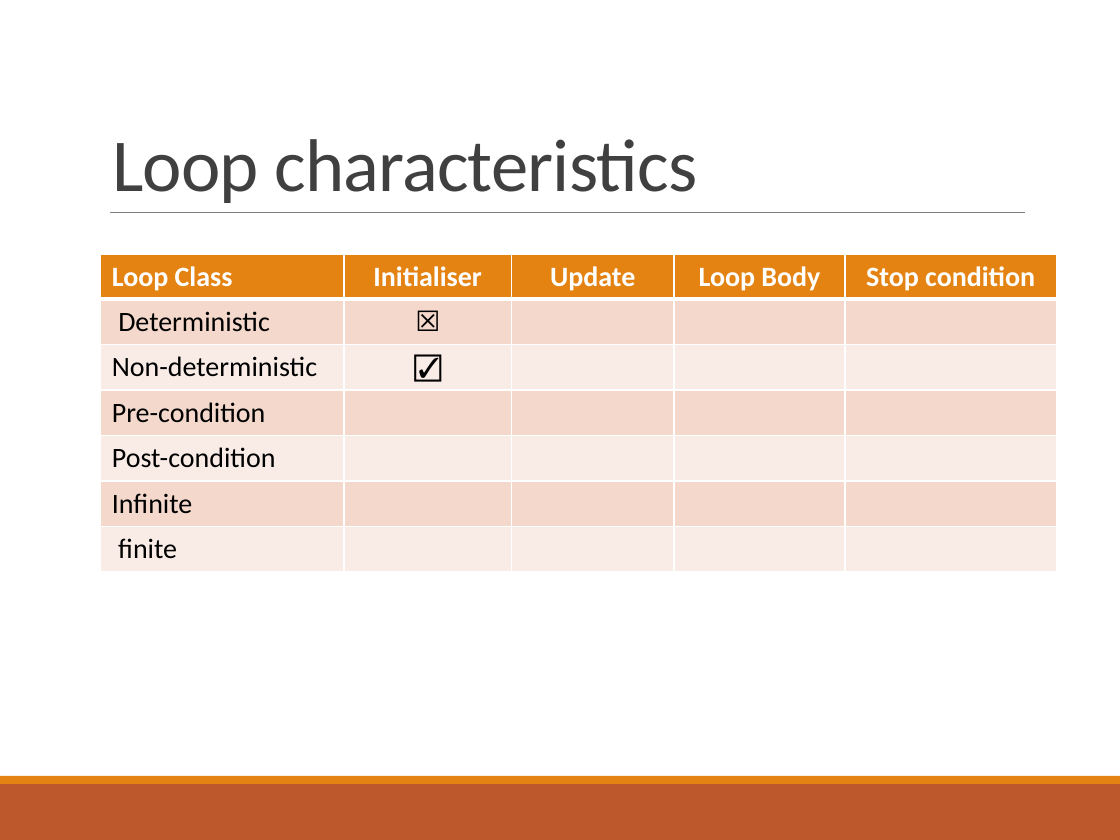
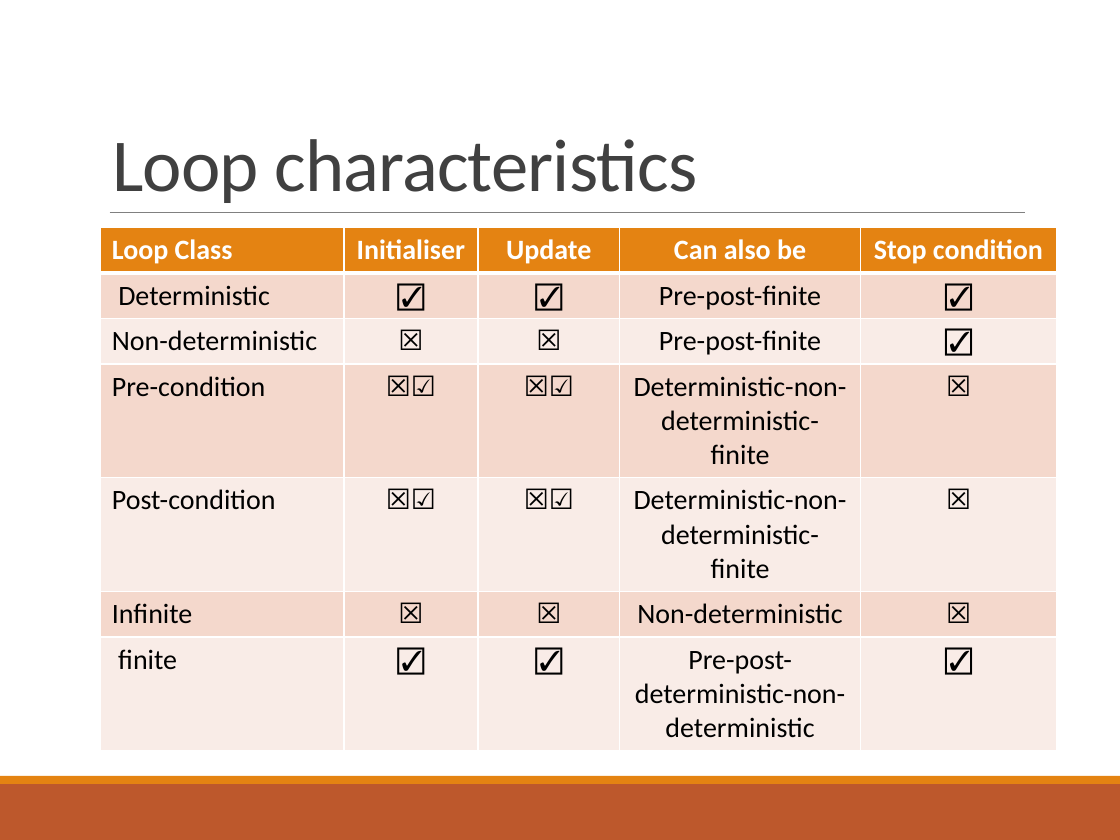
Before and after one commit to deeperj/dillinger, a slide deck: slide 23 of thesis/ukapp2/wqu_isc/sofware_design/Lesson 2 - Java.pptx (slide 20 before the commit). Drawn at 1120x840 pixels with LibreOffice and Linux fonts; fonts in the diff are those of the drawing. Boxes give left, top, right and bottom in pixels: in the first picture for what was removed or moved away, otherwise in the second. Text is boxed around its words. In the diff, an @@ line names an element or a change of style, - is before the commit and + after.

```diff
--- a/thesis/ukapp2/wqu_isc/sofware_design/Lesson 2 - Java.pptx
+++ b/thesis/ukapp2/wqu_isc/sofware_design/Lesson 2 - Java.pptx
@@ table at bbox=[101, 227, 1056, 745] @@
-row 1, column 4: Loop Body
+row 1, column 4: Can also be
-row 2: Deterministic | ☒ |  |  | 
+row 2: Deterministic | ☑ | ☑ | Pre-post-finite | ☑
-row 3: Non-deterministic | ☑ |  |  | 
+row 3: Non-deterministic | ☒ | ☒ | Pre-post-finite | ☑
-row 4: Pre-condition |  |  |  | 
+row 4: Pre-condition | ☒☑ | ☒☑ | Deterministic-non-deterministic- finite | ☒
-row 5: Post-condition |  |  |  | 
+row 5: Post-condition | ☒☑ | ☒☑ | Deterministic-non-deterministic- finite | ☒
-row 6: Infinite |  |  |  | 
+row 6: Infinite | ☒ | ☒ | Non-deterministic | ☒
-row 7: finite |  |  |  | 
+row 7: finite | ☑ | ☑ | Pre-post-deterministic-non-deterministic | ☑
@@ table: place and size @@
-table at bbox=[101, 254, 1056, 572]
+table at bbox=[101, 227, 1056, 745]
```
Also in this commit, not shown: 5 other slides changed, 3 slides added, 3 other files.
